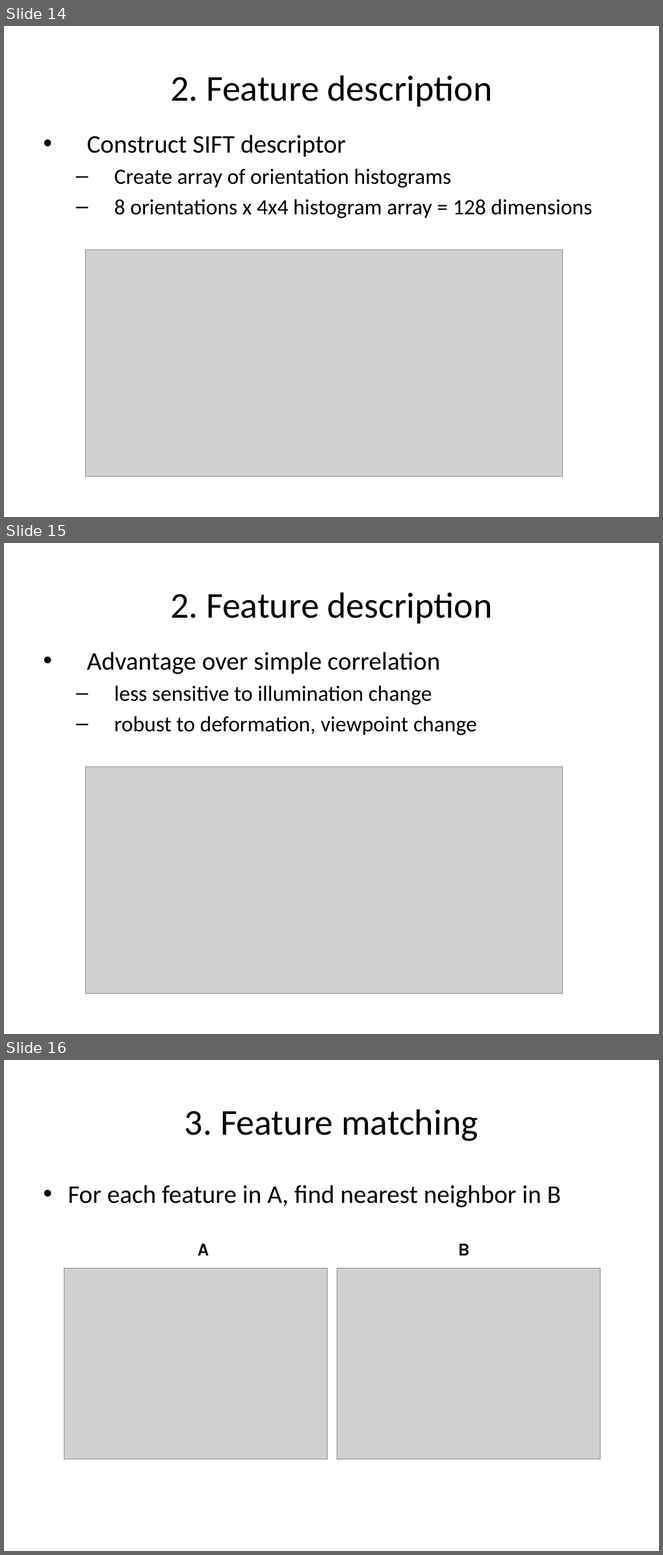
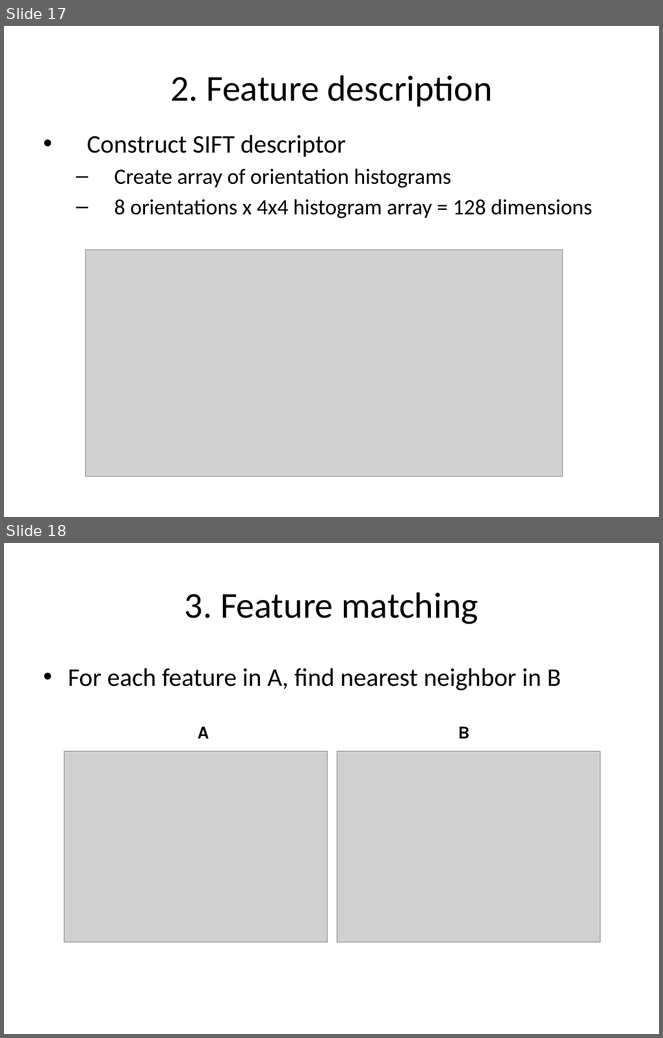
Before and after one commit to amitrokh/CMSC498F, a slide deck: lectures/week_7/SIFT-lecture.pptx. Shown one above the other, each under a label of ours: slides 14, 15 and 16 before the commit, slides 17 and 18 after it. The pictures are 663x1555 and 663x1038 pixels, drawn with LibreOffice and Linux fonts; fonts in the diff are those of the drawing; grey boxes stand for pictures. Boxes give left, top, right and bottom in pixels: in the first picture for what was removed or moved away, otherwise in the second. Text is boxed around its words. In the diff, an @@ line names an element or a change of style, - is before the commit and + after.

```diff
--- a/lectures/week_7/SIFT-lecture.pptx
+++ b/lectures/week_7/SIFT-lecture.pptx
@@ slide 15 removed at (4, 543, 659, 1034), background #FFFFFF @@
@@ title removed at (170, 592, 492, 624) @@
-2. Feature description
@@ text removed at (87, 652, 477, 735) @@
-• Advantage over simple correlation
-  – less sensitive to illumination change
-  – robust to deformation, viewpoint change
@@ picture removed at (86, 767, 563, 994) @@
@@ what was slide 14 is now slide 17 @@
@@ what was slide 16 is now slide 18 @@
```
Also in this commit, not shown: 5 slides changed, 4 slides added, 2 other slides removed.
